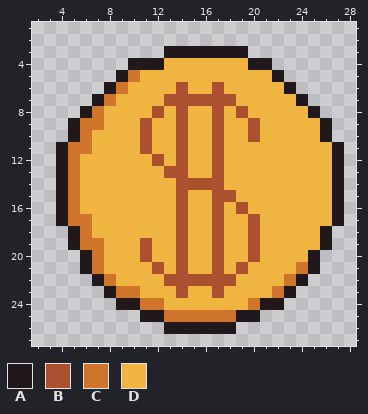
Pixel-art file, stored at Assets/Sprites/UI/coin.aseprite. Above, as it was before the edit.
32x32 pixels, 1 frame. Shown: x 2..28, y 1..27.
Palette (. is transparent): A #21181b  B #ab5130  C #cf752b  D #f0b541
Pixels before, first column x 4:
 3 .........AAAAAAA........
 4 ......AAADDDDDDDAA......
 5 .....ACDDDDDDDDDDDA.....
 6 ....ACDDDDBDDBDDDDDA....
 7 ...ACDDDDBBBBBBDDDDDA...
 8 ..ACDDDDBDBDDBDBDDDDDA..
 9 .ACCDDDBDDBDDBDDBDDDDDA.
10 .ACDDDDBDDBDDBDDBDDDDDA.
11 ACCDDDDBDDBDDBDDDDDDDDDA
12 ACDDDDDDBDBDDBDDDDDDDDDA
13 ACDDDDDDDBBDDBDDDDDDDDDA
14 ACDDDDDDDDBBBBDDDDDDDDDA
15 ACDDDDDDDDBDDBBDDDDDDDDA
16 ACDDDDDDDDBDDBDBDDDDDDDA
17 ACCDDDDDDDBDDBDDBDDDDDDA
18 .ACDDDDDDDBDDBDDBDDDDDA.
19 .ACCDDDBDDBDDBDDBDDDDDA.
20 ..ACDDDBDDBDDBDDBDDDDA..
21 ..ACDDDDBDBDDBDBDDDDCA..
22 ...ACDDDDBBBBBBDDDDCA...
23 ....ACCDDDBDDBDDDDCA....
24 .....AACCDDDDDDDCAA.....
25 .......AACCCCCCAA.......
26 .........AAAAAA.........
After the commit:
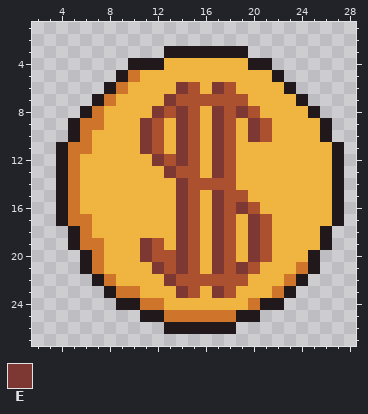
Colours new in this view: E #7d3833
The edit:
layer "Layer 4" added
Layer "Layer 4":
The edit turns colour D into colour B in row 6 at x 15 and 18; in row 7 at x 19; in row 8 at x 13, 15, 18 and 20; in rows 9 to 10 at x 12, 15, 18 and 21; in row 11 at x 12, 15 and 18; in row 12 at x 13, 15 and 18.
The edit turns colour D into colour B in row 13 at x 15 and 18; in row 14 at x 18; in row 15 at x 15 and 19; in row 16 at x 15, 18 and 20; in rows 17 to 18 at x 15, 18 and 21; in row 19 at x 12, 15, 18 and 21.
The edit turns colour D into colour B in row 20 at x 12 to 13, 15, 18 and 21; in row 21 at x 13, 15, 18 and 20; in row 22 at x 19; in row 23 at x 15 and 18.
The edit turns colour B into colour E in row 6 at x 14 and 17; in row 7 at x 13; in row 8 at x 12, 14, 17 and 19; in rows 9 to 10 at x 11, 14, 17 and 20; in row 11 at x 11, 14 and 17; in row 12 at x 12, 14 and 17.
The edit turns colour B into colour E in row 13 at x 13 and 17; in row 14 at x 14; in row 15 at x 14 and 17; in row 16 at x 14, 17 and 19; in rows 17 to 18 at x 14, 17 and 20; in rows 19 to 20 at x 11, 14, 17 and 20.
The edit turns colour B into colour E in row 21 at x 12, 14, 17 and 19; in row 22 at x 13; in row 23 at x 14 and 17.
Where, in picture pixels (left, top, right, bottom), the same in both pictures:
changed: (140, 82, 272, 298)
